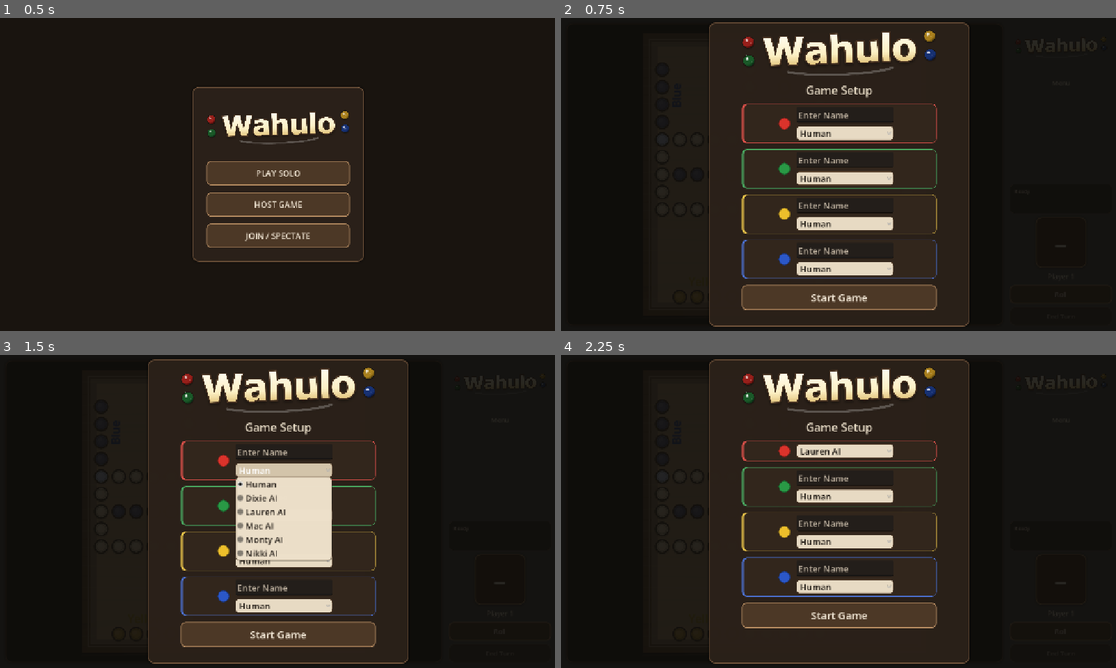
Above: before the commit, frames 1-4 (two rows, left to right).
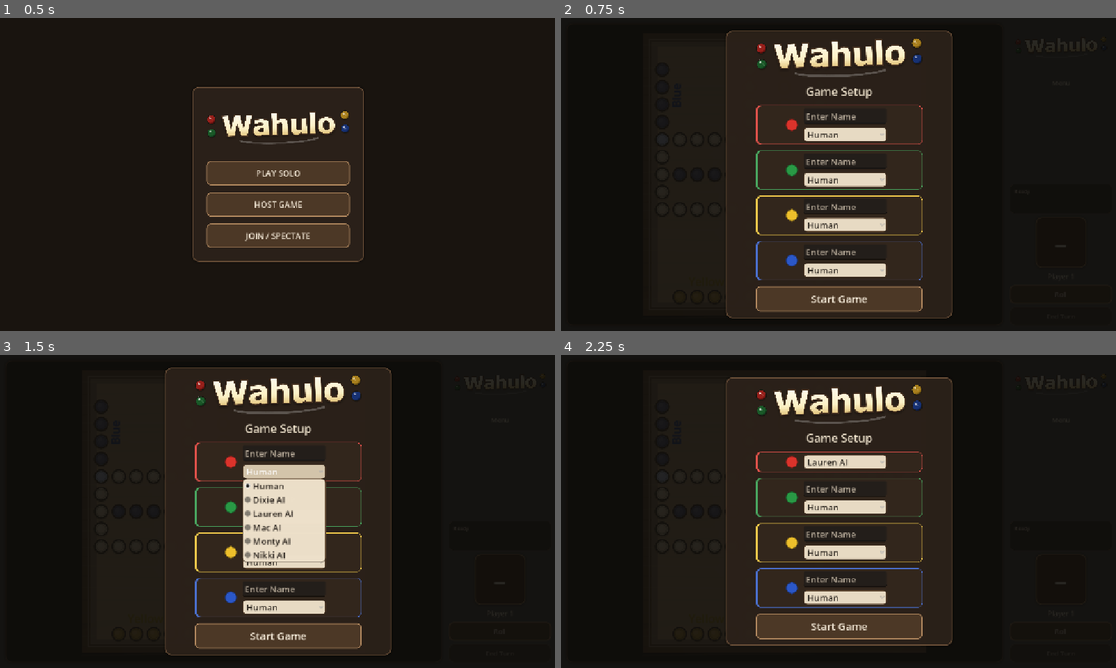
Above: after the commit, the same moments.

Repository: ItsTheMcCoy/wahoo-app
Game: Godot game, scene res://scenes/HomeScreen.tscn
Same seed, same stepped clock (60 frames per second), same inputs: the game is played once before the commit and once after it.
Inputs:
- Up to frame 1 (0.5 s): no input
- Up to frame 2 (0.75 s): click "PLAY SOLO" at 0.5 s
- Up to frame 3 (1.5 s): click "Human" at 1.25 s
- Up to frame 4 (2.25 s): click "Human" at 2 s

Frame 1 is identical in both runs. In frame 2, 14% of the frame differs, in the area x 26-74%, y 1-99%; in frame 3, 14%; in frame 4, 20%.

Commit message:
Center SetupPanel with tight auto-size and rounded corners
Replace fixed-offset SetupPanel with a CenterContainer wrapping an
auto-sized PanelContainer, matching the HomeScreen panel pattern.
Removes the ScrollContainer (no longer needed) and drives panel width
via content minimum size instead of manual offset arithmetic.

Co-Authored-By: Claude Sonnet 4.6 <noreply@anthropic.com>

Diff:
--- a/godot/scenes/Main.tscn
+++ b/godot/scenes/Main.tscn
@@ -196,32 +196,24 @@
 grow_vertical = 2
 color = Color(0.05, 0.045, 0.035, 0.88)
 
-[node name="SetupPanel" type="PanelContainer" parent="SetupOverlay"]
-layout_mode = 1
-anchors_preset = 8
-anchor_left = 0.5
-anchor_top = 0.5
-anchor_right = 0.5
-anchor_bottom = 0.5
-offset_left = -280.0
-offset_top = -380.0
-offset_right = 280.0
-offset_bottom = 380.0
-grow_horizontal = 2
-grow_vertical = 2
-
-[node name="SetupScroll" type="ScrollContainer" parent="SetupOverlay/SetupPanel"]
-layout_mode = 2
-size_flags_horizontal = 3
-size_flags_vertical = 3
-horizontal_scroll_mode = 0
-
-[node name="SetupContent" type="VBoxContainer" parent="SetupOverlay/SetupPanel/SetupScroll"]
-layout_mode = 2
-size_flags_horizontal = 3
-theme_override_constants/separation = 14
-
-[node name="BrandTitle" type="TextureRect" parent="SetupOverlay/SetupPanel/SetupScroll/SetupContent"]
+[node name="SetupCenter" type="CenterContainer" parent="SetupOverlay"]
+layout_mode = 1
+anchors_preset = 15
+anchor_right = 1.0
+anchor_bottom = 1.0
+grow_horizontal = 2
+grow_vertical = 2
+
+[node name="SetupPanel" type="PanelContainer" parent="SetupOverlay/SetupCenter"]
+layout_mode = 2
+
+[node name="SetupContent" type="VBoxContainer" parent="SetupOverlay/SetupCenter/SetupPanel"]
+layout_mode = 2
+size_flags_horizontal = 3
+custom_minimum_size = Vector2(460, 0)
+theme_override_constants/separation = 14
+
+[node name="BrandTitle" type="TextureRect" parent="SetupOverlay/SetupCenter/SetupPanel/SetupContent"]
 layout_mode = 2
 size_flags_horizontal = 3
 custom_minimum_size = Vector2(0, 100)
@@ -229,33 +221,33 @@
 expand_mode = 1
 stretch_mode = 5
 
-[node name="SetupTitle" type="Label" parent="SetupOverlay/SetupPanel/SetupScroll/SetupContent"]
+[node name="SetupTitle" type="Label" parent="SetupOverlay/SetupCenter/SetupPanel/SetupContent"]
 layout_mode = 2
 size_flags_horizontal = 3
 text = "Game Setup"
 horizontal_alignment = 1
 theme_override_font_sizes/font_size = 26
 
-[node name="PlayerCard0" type="PanelContainer" parent="SetupOverlay/SetupPanel/SetupScroll/SetupContent"]
-layout_mode = 2
-size_flags_horizontal = 4
-
-[node name="PlayerCard0Inner" type="HBoxContainer" parent="SetupOverlay/SetupPanel/SetupScroll/SetupContent/PlayerCard0"]
+[node name="PlayerCard0" type="PanelContainer" parent="SetupOverlay/SetupCenter/SetupPanel/SetupContent"]
+layout_mode = 2
+size_flags_horizontal = 4
+
+[node name="PlayerCard0Inner" type="HBoxContainer" parent="SetupOverlay/SetupCenter/SetupPanel/SetupContent/PlayerCard0"]
 layout_mode = 2
 alignment = 1
 theme_override_constants/separation = 14
 
-[node name="Seat0Dot" type="Control" parent="SetupOverlay/SetupPanel/SetupScroll/SetupContent/PlayerCard0/PlayerCard0Inner"]
+[node name="Seat0Dot" type="Control" parent="SetupOverlay/SetupCenter/SetupPanel/SetupContent/PlayerCard0/PlayerCard0Inner"]
 layout_mode = 2
 custom_minimum_size = Vector2(28, 28)
 size_flags_vertical = 4
 
-[node name="Seat0RightCol" type="VBoxContainer" parent="SetupOverlay/SetupPanel/SetupScroll/SetupContent/PlayerCard0/PlayerCard0Inner"]
-layout_mode = 2
-size_flags_horizontal = 0
-theme_override_constants/separation = 8
-
-[node name="Seat0Name" type="LineEdit" parent="SetupOverlay/SetupPanel/SetupScroll/SetupContent/PlayerCard0/PlayerCard0Inner/Seat0RightCol"]
+[node name="Seat0RightCol" type="VBoxContainer" parent="SetupOverlay/SetupCenter/SetupPanel/SetupContent/PlayerCard0/PlayerCard0Inner"]
+layout_mode = 2
+size_flags_horizontal = 0
+theme_override_constants/separation = 8
+
+[node name="Seat0Name" type="LineEdit" parent="SetupOverlay/SetupCenter/SetupPanel/SetupContent/PlayerCard0/PlayerCard0Inner/Seat0RightCol"]
 visible = false
 layout_mode = 2
 size_flags_horizontal = 0
@@ -264,36 +256,36 @@
 placeholder_text = "Enter player name"
 theme_override_font_sizes/font_size = 20
 
-[node name="Seat0Option" type="OptionButton" parent="SetupOverlay/SetupPanel/SetupScroll/SetupContent/PlayerCard0/PlayerCard0Inner/Seat0RightCol"]
+[node name="Seat0Option" type="OptionButton" parent="SetupOverlay/SetupCenter/SetupPanel/SetupContent/PlayerCard0/PlayerCard0Inner/Seat0RightCol"]
 layout_mode = 2
 size_flags_horizontal = 0
 custom_minimum_size = Vector2(0, 32)
 theme_override_font_sizes/font_size = 20
 
-[node name="Seat0RightSpacer" type="Control" parent="SetupOverlay/SetupPanel/SetupScroll/SetupContent/PlayerCard0/PlayerCard0Inner"]
+[node name="Seat0RightSpacer" type="Control" parent="SetupOverlay/SetupCenter/SetupPanel/SetupContent/PlayerCard0/PlayerCard0Inner"]
 layout_mode = 2
 custom_minimum_size = Vector2(0, 0)
 
-[node name="PlayerCard1" type="PanelContainer" parent="SetupOverlay/SetupPanel/SetupScroll/SetupContent"]
-layout_mode = 2
-size_flags_horizontal = 4
-
-[node name="PlayerCard1Inner" type="HBoxContainer" parent="SetupOverlay/SetupPanel/SetupScroll/SetupContent/PlayerCard1"]
+[node name="PlayerCard1" type="PanelContainer" parent="SetupOverlay/SetupCenter/SetupPanel/SetupContent"]
+layout_mode = 2
+size_flags_horizontal = 4
+
+[node name="PlayerCard1Inner" type="HBoxContainer" parent="SetupOverlay/SetupCenter/SetupPanel/SetupContent/PlayerCard1"]
 layout_mode = 2
 alignment = 1
 theme_override_constants/separation = 14
 
-[node name="Seat1Dot" type="Control" parent="SetupOverlay/SetupPanel/SetupScroll/SetupContent/PlayerCard1/PlayerCard1Inner"]
+[node name="Seat1Dot" type="Control" parent="SetupOverlay/SetupCenter/SetupPanel/SetupContent/PlayerCard1/PlayerCard1Inner"]
 layout_mode = 2
 custom_minimum_size = Vector2(28, 28)
 size_flags_vertical = 4
 
-[node name="Seat1RightCol" type="VBoxContainer" parent="SetupOverlay/SetupPanel/SetupScroll/SetupContent/PlayerCard1/PlayerCard1Inner"]
-layout_mode = 2
-size_flags_horizontal = 0
-theme_override_constants/separation = 8
-
-[node name="Seat1Name" type="LineEdit" parent="SetupOverlay/SetupPanel/SetupScroll/SetupContent/PlayerCard1/PlayerCard1Inner/Seat1RightCol"]
+[node name="Seat1RightCol" type="VBoxContainer" parent="SetupOverlay/SetupCenter/SetupPanel/SetupContent/PlayerCard1/PlayerCard1Inner"]
+layout_mode = 2
+size_flags_horizontal = 0
+theme_override_constants/separation = 8
+
+[node name="Seat1Name" type="LineEdit" parent="SetupOverlay/SetupCenter/SetupPanel/SetupContent/PlayerCard1/PlayerCard1Inner/Seat1RightCol"]
 visible = false
 layout_mode = 2
 size_flags_horizontal = 0
@@ -302,36 +294,36 @@
 placeholder_text = "Enter player name"
 theme_override_font_sizes/font_size = 20
 
-[node name="Seat1Option" type="OptionButton" parent="SetupOverlay/SetupPanel/SetupScroll/SetupContent/PlayerCard1/PlayerCard1Inner/Seat1RightCol"]
+[node name="Seat1Option" type="OptionButton" parent="SetupOverlay/SetupCenter/SetupPanel/SetupContent/PlayerCard1/PlayerCard1Inner/Seat1RightCol"]
 layout_mode = 2
 size_flags_horizontal = 0
 custom_minimum_size = Vector2(0, 32)
 theme_override_font_sizes/font_size = 20
 
-[node name="Seat1RightSpacer" type="Control" parent="SetupOverlay/SetupPanel/SetupScroll/SetupContent/PlayerCard1/PlayerCard1Inner"]
+[node name="Seat1RightSpacer" type="Control" parent="SetupOverlay/SetupCenter/SetupPanel/SetupContent/PlayerCard1/PlayerCard1Inner"]
 layout_mode = 2
 custom_minimum_size = Vector2(0, 0)
 
-[node name="PlayerCard2" type="PanelContainer" parent="SetupOverlay/SetupPanel/SetupScroll/SetupContent"]
-layout_mode = 2
-size_flags_horizontal = 4
-
-[node name="PlayerCard2Inner" type="HBoxContainer" parent="SetupOverlay/SetupPanel/SetupScroll/SetupContent/PlayerCard2"]
+[node name="PlayerCard2" type="PanelContainer" parent="SetupOverlay/SetupCenter/SetupPanel/SetupContent"]
+layout_mode = 2
+size_flags_horizontal = 4
+
+[node name="PlayerCard2Inner" type="HBoxContainer" parent="SetupOverlay/SetupCenter/SetupPanel/SetupContent/PlayerCard2"]
 layout_mode = 2
 alignment = 1
 theme_override_constants/separation = 14
 
-[node name="Seat2Dot" type="Control" parent="SetupOverlay/SetupPanel/SetupScroll/SetupContent/PlayerCard2/PlayerCard2Inner"]
+[node name="Seat2Dot" type="Control" parent="SetupOverlay/SetupCenter/SetupPanel/SetupContent/PlayerCard2/PlayerCard2Inner"]
 layout_mode = 2
 custom_minimum_size = Vector2(28, 28)
 size_flags_vertical = 4
 
-[node name="Seat2RightCol" type="VBoxContainer" parent="SetupOverlay/SetupPanel/SetupScroll/SetupContent/PlayerCard2/PlayerCard2Inner"]
-layout_mode = 2
-size_flags_horizontal = 0
-theme_override_constants/separation = 8
-
-[node name="Seat2Name" type="LineEdit" parent="SetupOverlay/SetupPanel/SetupScroll/SetupContent/PlayerCard2/PlayerCard2Inner/Seat2RightCol"]
+[node name="Seat2RightCol" type="VBoxContainer" parent="SetupOverlay/SetupCenter/SetupPanel/SetupContent/PlayerCard2/PlayerCard2Inner"]
+layout_mode = 2
+size_flags_horizontal = 0
+theme_override_constants/separation = 8
+
+[node name="Seat2Name" type="LineEdit" parent="SetupOverlay/SetupCenter/SetupPanel/SetupContent/PlayerCard2/PlayerCard2Inner/Seat2RightCol"]
 visible = false
 layout_mode = 2
 size_flags_horizontal = 0
@@ -340,36 +332,36 @@
 placeholder_text = "Enter player name"
 theme_override_font_sizes/font_size = 20
 
-[node name="Seat2Option" type="OptionButton" parent="SetupOverlay/SetupPanel/SetupScroll/SetupContent/PlayerCard2/PlayerCard2Inner/Seat2RightCol"]
+[node name="Seat2Option" type="OptionButton" parent="SetupOverlay/SetupCenter/SetupPanel/SetupContent/PlayerCard2/PlayerCard2Inner/Seat2RightCol"]
 layout_mode = 2
 size_flags_horizontal = 0
 custom_minimum_size = Vector2(0, 32)
 theme_override_font_sizes/font_size = 20
 
-[node name="Seat2RightSpacer" type="Control" parent="SetupOverlay/SetupPanel/SetupScroll/SetupContent/PlayerCard2/PlayerCard2Inner"]
+[node name="Seat2RightSpacer" type="Control" parent="SetupOverlay/SetupCenter/SetupPanel/SetupContent/PlayerCard2/PlayerCard2Inner"]
 layout_mode = 2
 custom_minimum_size = Vector2(0, 0)
 
-[node name="PlayerCard3" type="PanelContainer" parent="SetupOverlay/SetupPanel/SetupScroll/SetupContent"]
-layout_mode = 2
-size_flags_horizontal = 4
-
-[node name="PlayerCard3Inner" type="HBoxContainer" parent="SetupOverlay/SetupPanel/SetupScroll/SetupContent/PlayerCard3"]
+[node name="PlayerCard3" type="PanelContainer" parent="SetupOverlay/SetupCenter/SetupPanel/SetupContent"]
+layout_mode = 2
+size_flags_horizontal = 4
+
+[node name="PlayerCard3Inner" type="HBoxContainer" parent="SetupOverlay/SetupCenter/SetupPanel/SetupContent/PlayerCard3"]
 layout_mode = 2
 alignment = 1
 theme_override_constants/separation = 14
 
-[node name="Seat3Dot" type="Control" parent="SetupOverlay/SetupPanel/SetupScroll/SetupContent/PlayerCard3/PlayerCard3Inner"]
+[node name="Seat3Dot" type="Control" parent="SetupOverlay/SetupCenter/SetupPanel/SetupContent/PlayerCard3/PlayerCard3Inner"]
 layout_mode = 2
 custom_minimum_size = Vector2(28, 28)
 size_flags_vertical = 4
 
-[node name="Seat3RightCol" type="VBoxContainer" parent="SetupOverlay/SetupPanel/SetupScroll/SetupContent/PlayerCard3/PlayerCard3Inner"]
-layout_mode = 2
-size_flags_horizontal = 0
-theme_override_constants/separation = 8
-
-[node name="Seat3Name" type="LineEdit" parent="SetupOverlay/SetupPanel/SetupScroll/SetupContent/PlayerCard3/PlayerCard3Inner/Seat3RightCol"]
+[node name="Seat3RightCol" type="VBoxContainer" parent="SetupOverlay/SetupCenter/SetupPanel/SetupContent/PlayerCard3/PlayerCard3Inner"]
+layout_mode = 2
+size_flags_horizontal = 0
+theme_override_constants/separation = 8
+
+[node name="Seat3Name" type="LineEdit" parent="SetupOverlay/SetupCenter/SetupPanel/SetupContent/PlayerCard3/PlayerCard3Inner/Seat3RightCol"]
 visible = false
 layout_mode = 2
 size_flags_horizontal = 0
@@ -378,17 +370,17 @@
 placeholder_text = "Enter player name"
 theme_override_font_sizes/font_size = 20
 
-[node name="Seat3Option" type="OptionButton" parent="SetupOverlay/SetupPanel/SetupScroll/SetupContent/PlayerCard3/PlayerCard3Inner/Seat3RightCol"]
+[node name="Seat3Option" type="OptionButton" parent="SetupOverlay/SetupCenter/SetupPanel/SetupContent/PlayerCard3/PlayerCard3Inner/Seat3RightCol"]
 layout_mode = 2
 size_flags_horizontal = 0
 custom_minimum_size = Vector2(0, 32)
 theme_override_font_sizes/font_size = 20
 
-[node name="Seat3RightSpacer" type="Control" parent="SetupOverlay/SetupPanel/SetupScroll/SetupContent/PlayerCard3/PlayerCard3Inner"]
+[node name="Seat3RightSpacer" type="Control" parent="SetupOverlay/SetupCenter/SetupPanel/SetupContent/PlayerCard3/PlayerCard3Inner"]
 layout_mode = 2
 custom_minimum_size = Vector2(0, 0)
 
-[node name="StartButton" type="Button" parent="SetupOverlay/SetupPanel/SetupScroll/SetupContent"]
+[node name="StartButton" type="Button" parent="SetupOverlay/SetupCenter/SetupPanel/SetupContent"]
 layout_mode = 2
 size_flags_horizontal = 3
 custom_minimum_size = Vector2(0, 68)
--- a/godot/scripts/main.gd
+++ b/godot/scripts/main.gd
@@ -62,21 +62,21 @@
 @onready var _win_subtitle: Label = $WinOverlay/WinPanel/WinContent/WinSubtitle
 @onready var _new_game_button: Button = $WinOverlay/WinPanel/WinContent/NewGameButton
 @onready var _setup_overlay: ColorRect = $SetupOverlay
-@onready var _setup_panel: PanelContainer = $SetupOverlay/SetupPanel
-@onready var _setup_brand_title: TextureRect = $SetupOverlay/SetupPanel/SetupScroll/SetupContent/BrandTitle
-@onready var _start_button: Button = $SetupOverlay/SetupPanel/SetupScroll/SetupContent/StartButton
-@onready var _seat_option_0: OptionButton = $SetupOverlay/SetupPanel/SetupScroll/SetupContent/PlayerCard0/PlayerCard0Inner/Seat0RightCol/Seat0Option
-@onready var _seat_option_1: OptionButton = $SetupOverlay/SetupPanel/SetupScroll/SetupContent/PlayerCard1/PlayerCard1Inner/Seat1RightCol/Seat1Option
-@onready var _seat_option_2: OptionButton = $SetupOverlay/SetupPanel/SetupScroll/SetupContent/PlayerCard2/PlayerCard2Inner/Seat2RightCol/Seat2Option
-@onready var _seat_option_3: OptionButton = $SetupOverlay/SetupPanel/SetupScroll/SetupContent/PlayerCard3/PlayerCard3Inner/Seat3RightCol/Seat3Option
-@onready var _seat_name_0: LineEdit = $SetupOverlay/SetupPanel/SetupScroll/SetupContent/PlayerCard0/PlayerCard0Inner/Seat0RightCol/Seat0Name
-@onready var _seat_name_1: LineEdit = $SetupOverlay/SetupPanel/SetupScroll/SetupContent/PlayerCard1/PlayerCard1Inner/Seat1RightCol/Seat1Name
-@onready var _seat_name_2: LineEdit = $SetupOverlay/SetupPanel/SetupScroll/SetupContent/PlayerCard2/PlayerCard2Inner/Seat2RightCol/Seat2Name
-@onready var _seat_name_3: LineEdit = $SetupOverlay/SetupPanel/SetupScroll/SetupContent/PlayerCard3/PlayerCard3Inner/Seat3RightCol/Seat3Name
-@onready var _seat_label_0: Control = $SetupOverlay/SetupPanel/SetupScroll/SetupContent/PlayerCard0/PlayerCard0Inner/Seat0Dot
-@onready var _seat_label_1: Control = $SetupOverlay/SetupPanel/SetupScroll/SetupContent/PlayerCard1/PlayerCard1Inner/Seat1Dot
-@onready var _seat_label_2: Control = $SetupOverlay/SetupPanel/SetupScroll/SetupContent/PlayerCard2/PlayerCard2Inner/Seat2Dot
-@onready var _seat_label_3: Control = $SetupOverlay/SetupPanel/SetupScroll/SetupContent/PlayerCard3/PlayerCard3Inner/Seat3Dot
+@onready var _setup_panel: PanelContainer = $SetupOverlay/SetupCenter/SetupPanel
+@onready var _setup_brand_title: TextureRect = $SetupOverlay/SetupCenter/SetupPanel/SetupContent/BrandTitle
+@onready var _start_button: Button = $SetupOverlay/SetupCenter/SetupPanel/SetupContent/StartButton
+@onready var _seat_option_0: OptionButton = $SetupOverlay/SetupCenter/SetupPanel/SetupContent/PlayerCard0/PlayerCard0Inner/Seat0RightCol/Seat0Option
+@onready var _seat_option_1: OptionButton = $SetupOverlay/SetupCenter/SetupPanel/SetupContent/PlayerCard1/PlayerCard1Inner/Seat1RightCol/Seat1Option
+@onready var _seat_option_2: OptionButton = $SetupOverlay/SetupCenter/SetupPanel/SetupContent/PlayerCard2/PlayerCard2Inner/Seat2RightCol/Seat2Option
+@onready var _seat_option_3: OptionButton = $SetupOverlay/SetupCenter/SetupPanel/SetupContent/PlayerCard3/PlayerCard3Inner/Seat3RightCol/Seat3Option
+@onready var _seat_name_0: LineEdit = $SetupOverlay/SetupCenter/SetupPanel/SetupContent/PlayerCard0/PlayerCard0Inner/Seat0RightCol/Seat0Name
+@onready var _seat_name_1: LineEdit = $SetupOverlay/SetupCenter/SetupPanel/SetupContent/PlayerCard1/PlayerCard1Inner/Seat1RightCol/Seat1Name
+@onready var _seat_name_2: LineEdit = $SetupOverlay/SetupCenter/SetupPanel/SetupContent/PlayerCard2/PlayerCard2Inner/Seat2RightCol/Seat2Name
+@onready var _seat_name_3: LineEdit = $SetupOverlay/SetupCenter/SetupPanel/SetupContent/PlayerCard3/PlayerCard3Inner/Seat3RightCol/Seat3Name
+@onready var _seat_label_0: Control = $SetupOverlay/SetupCenter/SetupPanel/SetupContent/PlayerCard0/PlayerCard0Inner/Seat0Dot
+@onready var _seat_label_1: Control = $SetupOverlay/SetupCenter/SetupPanel/SetupContent/PlayerCard1/PlayerCard1Inner/Seat1Dot
+@onready var _seat_label_2: Control = $SetupOverlay/SetupCenter/SetupPanel/SetupContent/PlayerCard2/PlayerCard2Inner/Seat2Dot
+@onready var _seat_label_3: Control = $SetupOverlay/SetupCenter/SetupPanel/SetupContent/PlayerCard3/PlayerCard3Inner/Seat3Dot
 
 signal _opening_roll_pressed
 
@@ -289,12 +289,12 @@
 	var win_panel := $WinOverlay/WinPanel as PanelContainer
 	if win_panel != null:
 		win_panel.add_theme_stylebox_override("panel", panel_style)
-	var setup_panel := $SetupOverlay/SetupPanel as PanelContainer
+	var setup_panel := $SetupOverlay/SetupCenter/SetupPanel as PanelContainer
 	if setup_panel != null:
 		var setup_panel_style := panel_style.duplicate() as StyleBoxFlat
 		setup_panel.add_theme_stylebox_override("panel", setup_panel_style)
 
-	var setup_title_label := $SetupOverlay/SetupPanel/SetupScroll/SetupContent/SetupTitle as Label
+	var setup_title_label := $SetupOverlay/SetupCenter/SetupPanel/SetupContent/SetupTitle as Label
 	if setup_title_label != null:
 		setup_title_label.add_theme_color_override("font_color", Color(0.96, 0.91, 0.82))
 		setup_title_label.add_theme_constant_override("outline_size", 2)
@@ -315,10 +315,10 @@
 	card_bg_style.content_margin_right = 14
 	card_bg_style.content_margin_bottom = 12
 	var player_card_paths := [
-		$SetupOverlay/SetupPanel/SetupScroll/SetupContent/PlayerCard0,
-		$SetupOverlay/SetupPanel/SetupScroll/SetupContent/PlayerCard1,
-		$SetupOverlay/SetupPanel/SetupScroll/SetupContent/PlayerCard2,
-		$SetupOverlay/SetupPanel/SetupScroll/SetupContent/PlayerCard3,
+		$SetupOverlay/SetupCenter/SetupPanel/SetupContent/PlayerCard0,
+		$SetupOverlay/SetupCenter/SetupPanel/SetupContent/PlayerCard1,
+		$SetupOverlay/SetupCenter/SetupPanel/SetupContent/PlayerCard2,
+		$SetupOverlay/SetupCenter/SetupPanel/SetupContent/PlayerCard3,
 	]
 	for i in range(4):
 		var cs := card_bg_style.duplicate() as StyleBoxFlat
@@ -702,13 +702,7 @@
 func _apply_setup_layout(viewport_size: Vector2) -> void:
 	var ui_scale := _compute_setup_ui_scale(viewport_size)
 
-	# Panel nearly fills the screen; ScrollContainer handles overflow
-	var panel_w := minf(viewport_size.x * 0.96, 600.0 * ui_scale)
-	var panel_h := viewport_size.y * 0.97
-	_setup_panel.offset_left   = -panel_w * 0.5
-	_setup_panel.offset_right  =  panel_w * 0.5
-	_setup_panel.offset_top    = -panel_h * 0.5
-	_setup_panel.offset_bottom =  panel_h * 0.5
+	var panel_w := minf(viewport_size.x * 0.88, 520.0 * ui_scale)
 
 	# Scale the outer panel padding so it's proportional on all screen densities
 	var hpad := roundi(20.0 * ui_scale)
@@ -720,10 +714,11 @@
 		sps.content_margin_top    = vpad
 		sps.content_margin_bottom = vpad
 
-	var setup_content := $SetupOverlay/SetupPanel/SetupScroll/SetupContent as VBoxContainer
-	var setup_title   := $SetupOverlay/SetupPanel/SetupScroll/SetupContent/SetupTitle as Label
+	var setup_content := $SetupOverlay/SetupCenter/SetupPanel/SetupContent as VBoxContainer
+	var setup_title   := $SetupOverlay/SetupCenter/SetupPanel/SetupContent/SetupTitle as Label
 	if setup_content != null:
 		setup_content.add_theme_constant_override("separation", roundi(14.0 * ui_scale))
+		setup_content.custom_minimum_size.x = roundi(panel_w - 2 * hpad)
 	if setup_title != null:
 		setup_title.add_theme_font_size_override("font_size", roundi(26.0 * ui_scale))
 
@@ -751,28 +746,28 @@
 
 	var dots := [_seat_label_0, _seat_label_1, _seat_label_2, _seat_label_3]
 	var card_inners := [
-		$SetupOverlay/SetupPanel/SetupScroll/SetupContent/PlayerCard0/PlayerCard0Inner,
-		$SetupOverlay/SetupPanel/SetupScroll/SetupContent/PlayerCard1/PlayerCard1Inner,
-		$SetupOverlay/SetupPanel/SetupScroll/SetupContent/PlayerCard2/PlayerCard2Inner,
-		$SetupOverlay/SetupPanel/SetupScroll/SetupContent/PlayerCard3/PlayerCard3Inner,
+		$SetupOverlay/SetupCenter/SetupPanel/SetupContent/PlayerCard0/PlayerCard0Inner,
+		$SetupOverlay/SetupCenter/SetupPanel/SetupContent/PlayerCard1/PlayerCard1Inner,
+		$SetupOverlay/SetupCenter/SetupPanel/SetupContent/PlayerCard2/PlayerCard2Inner,
+		$SetupOverlay/SetupCenter/SetupPanel/SetupContent/PlayerCard3/PlayerCard3Inner,
 	]
 	var right_cols := [
-		$SetupOverlay/SetupPanel/SetupScroll/SetupContent/PlayerCard0/PlayerCard0Inner/Seat0RightCol,
-		$SetupOverlay/SetupPanel/SetupScroll/SetupContent/PlayerCard1/PlayerCard1Inner/Seat1RightCol,
-		$SetupOverlay/SetupPanel/SetupScroll/SetupContent/PlayerCard2/PlayerCard2Inner/Seat2RightCol,
-		$SetupOverlay/SetupPanel/SetupScroll/SetupContent/PlayerCard3/PlayerCard3Inner/Seat3RightCol,
+		$SetupOverlay/SetupCenter/SetupPanel/SetupContent/PlayerCard0/PlayerCard0Inner/Seat0RightCol,
+		$SetupOverlay/SetupCenter/SetupPanel/SetupContent/PlayerCard1/PlayerCard1Inner/Seat1RightCol,
+		$SetupOverlay/SetupCenter/SetupPanel/SetupContent/PlayerCard2/PlayerCard2Inner/Seat2RightCol,
+		$SetupOverlay/SetupCenter/SetupPanel/SetupContent/PlayerCard3/PlayerCard3Inner/Seat3RightCol,
 	]
 	var player_cards := [
-		$SetupOverlay/SetupPanel/SetupScroll/SetupContent/PlayerCard0,
-		$SetupOverlay/SetupPanel/SetupScroll/SetupContent/PlayerCard1,
-		$SetupOverlay/SetupPanel/SetupScroll/SetupContent/PlayerCard2,
-		$SetupOverlay/SetupPanel/SetupScroll/SetupContent/PlayerCard3,
+		$SetupOverlay/SetupCenter/SetupPanel/SetupContent/PlayerCard0,
+		$SetupOverlay/SetupCenter/SetupPanel/SetupContent/PlayerCard1,
+		$SetupOverlay/SetupCenter/SetupPanel/SetupContent/PlayerCard2,
+		$SetupOverlay/SetupCenter/SetupPanel/SetupContent/PlayerCard3,
 	]
 	var right_spacers := [
-		$SetupOverlay/SetupPanel/SetupScroll/SetupContent/PlayerCard0/PlayerCard0Inner/Seat0RightSpacer,
-		$SetupOverlay/SetupPanel/SetupScroll/SetupContent/PlayerCard1/PlayerCard1Inner/Seat1RightSpacer,
-		$SetupOverlay/SetupPanel/SetupScroll/SetupContent/PlayerCard2/PlayerCard2Inner/Seat2RightSpacer,
-		$SetupOverlay/SetupPanel/SetupScroll/SetupContent/PlayerCard3/PlayerCard3Inner/Seat3RightSpacer,
+		$SetupOverlay/SetupCenter/SetupPanel/SetupContent/PlayerCard0/PlayerCard0Inner/Seat0RightSpacer,
+		$SetupOverlay/SetupCenter/SetupPanel/SetupContent/PlayerCard1/PlayerCard1Inner/Seat1RightSpacer,
+		$SetupOverlay/SetupCenter/SetupPanel/SetupContent/PlayerCard2/PlayerCard2Inner/Seat2RightSpacer,
+		$SetupOverlay/SetupCenter/SetupPanel/SetupContent/PlayerCard3/PlayerCard3Inner/Seat3RightSpacer,
 	]
 	for i in range(4):
 		dots[i].custom_minimum_size = Vector2(dot_size, dot_size)
Not shown, changed: godot/build/web/index.html
Not shown, changed: godot/build/web/index.pck
